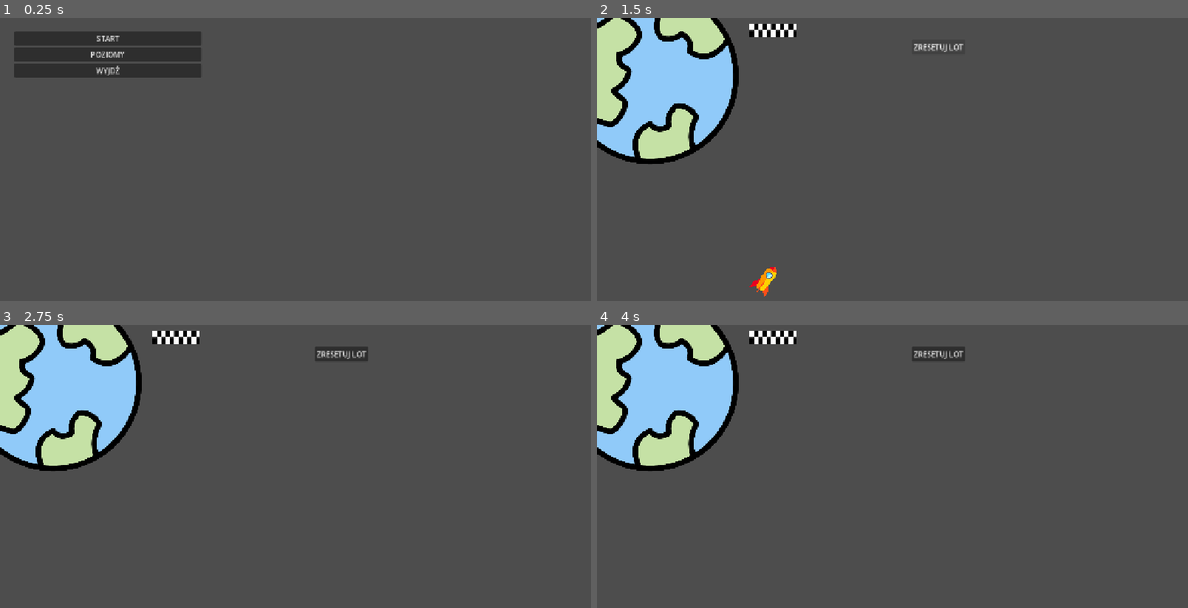
Above: before the commit, frames 1-4 (two rows, left to right).
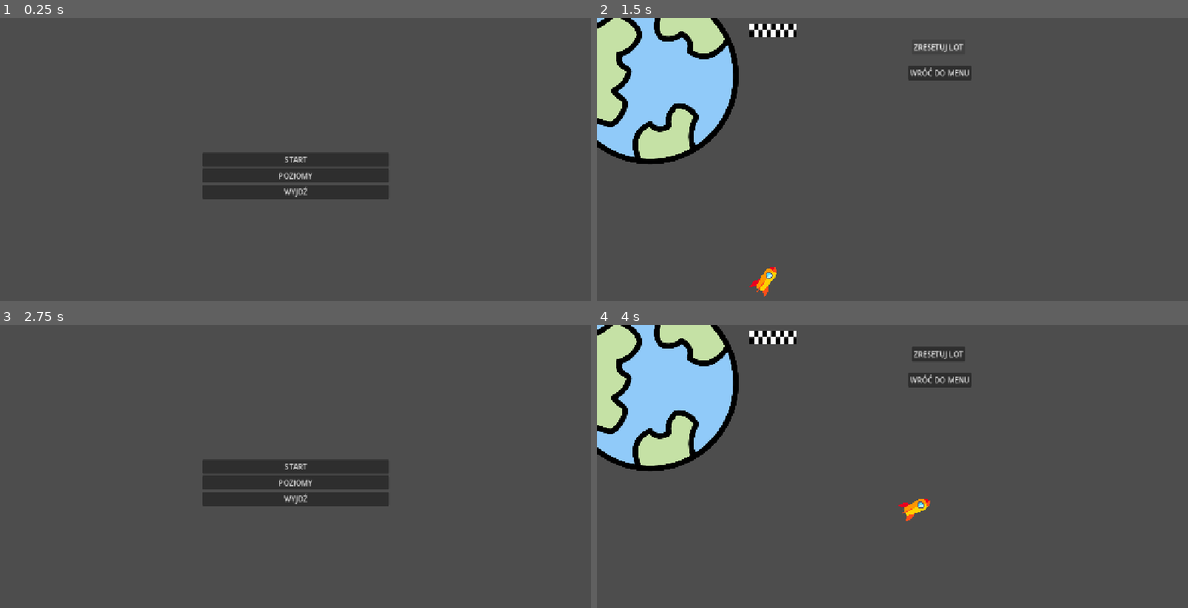
Above: after the commit, the same moments.

Repository: Awedsu/fajniutki-golfik-kosmiczny
Game: Godot game, scene res://menu.tscn
The game is run twice, just before and just after one commit, with the same random seed, the same clock (stepped at 60 frames per second) and the same inputs.
Inputs (mouse positions are in pixels of both pictures, inside the frame that each line leads up to):
- Up to frame 1 (0.25 s): no input
- Up to frame 2 (1.5 s): click "START" at 0.5 s; click "ZRESETUJ LOT" at 1.25 s
- Up to frame 3 (2.75 s): click (342, 378) at 2 s, where only the run after the commit has a clickable "WRÓĆ DO MENU"
- Up to frame 4 (4 s): click (892, 466) at 2.75 s, where only the run after the commit has a clickable "START"; tap Enter at 3.5 s; move the mouse to (1022, 474) at 3.52 s; click (1022, 474) at 3.67 s

The runs differ from the first frame. In frame 1, 8.9% of the frame differs, in the area x 2-66%, y 4-65%; in frame 2, 0.5%; in frame 3, 16%, in the area x 0-66%, y 0-65%; in frame 4, 0.7%.

Commit message:
ogarniecie ekranu gry, dodanie back to menu w grze

Diff:
--- a/label.tscn
+++ b/label.tscn
@@ -5,6 +5,7 @@
 [ext_resource type="Texture2D" uid="uid://dmn4037qe5nkv" path="res://ziemia.png" id="3_i3osk"]
 [ext_resource type="Texture2D" uid="uid://bgdhomf0ob0w7" path="res://finish.png" id="4_02dvo"]
 [ext_resource type="Script" uid="uid://drcbmtpuralmv" path="res://button.gd" id="5_xkqyu"]
+[ext_resource type="Script" uid="uid://c7wdway4oo4jl" path="res://przycisk_menu.gd" id="6_0u4ol"]
 
 [node name="Gra" type="Node2D" unique_id=1531625699]
 
@@ -34,3 +35,12 @@
 text = "ZRESETUJ LOT
 "
 script = ExtResource("5_xkqyu")
+
+[node name="PrzyciskMenu" type="Button" parent="." unique_id=157156488]
+offset_left = 674.0
+offset_top = 104.0
+offset_right = 811.0
+offset_bottom = 135.0
+text = "WRÓĆ DO MENU
+"
+script = ExtResource("6_0u4ol")
--- a/menu.tscn
+++ b/menu.tscn
@@ -12,11 +12,18 @@
 script = ExtResource("1_lti8b")
 
 [node name="VBoxContainer" type="VBoxContainer" parent="." unique_id=1003114796]
-layout_mode = 0
-offset_left = 31.0
-offset_top = 29.0
-offset_right = 436.0
-offset_bottom = 165.0
+layout_mode = 1
+anchors_preset = 8
+anchor_left = 0.5
+anchor_top = 0.5
+anchor_right = 0.5
+anchor_bottom = 0.5
+offset_left = -202.5
+offset_top = -68.0
+offset_right = 202.5
+offset_bottom = 68.0
+grow_horizontal = 2
+grow_vertical = 2
 
 [node name="Start" type="Button" parent="VBoxContainer" unique_id=1481254286]
 layout_mode = 2
--- a/project.godot
+++ b/project.godot
@@ -19,6 +19,7 @@
 
 window/size/viewport_width=1280
 window/size/viewport_height=720
+window/size/mode=4
 window/stretch/mode="canvas_items"
 
 [physics]
--- /dev/null
+++ b/przycisk_menu.gd
@@ -0,0 +1,7 @@
+extends Button
+
+# Ta funkcja odpala się automatycznie po kliknięciu przycisku
+func _pressed() -> void:
+	# Nakazujemy silnikowi płynną zmianę obecnej sceny na plik z menu
+	# (Upewnij się, że nazwa pliku to dokładnie menu.tscn)
+	get_tree().change_scene_to_file("res://menu.tscn")
Not shown, added: przycisk_menu.gd.uid
